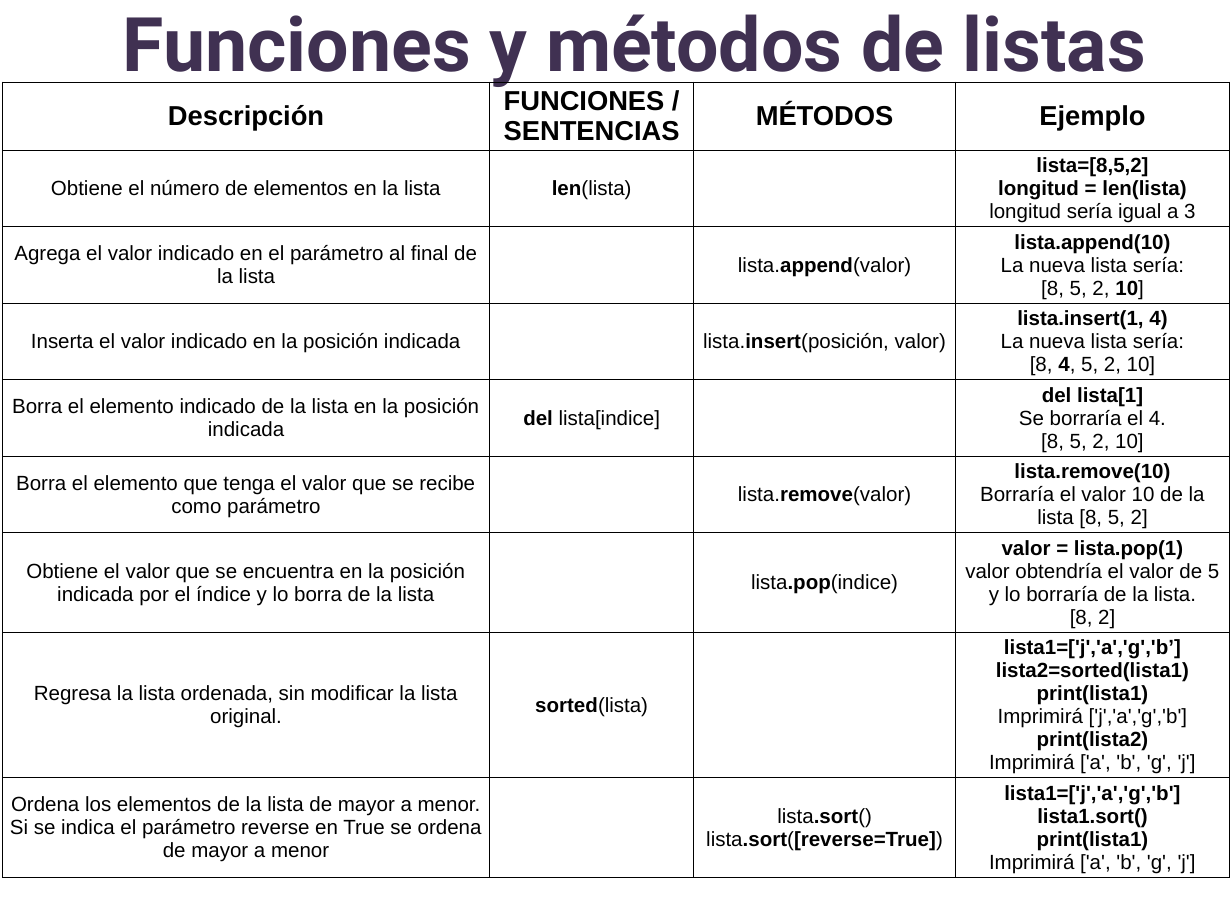
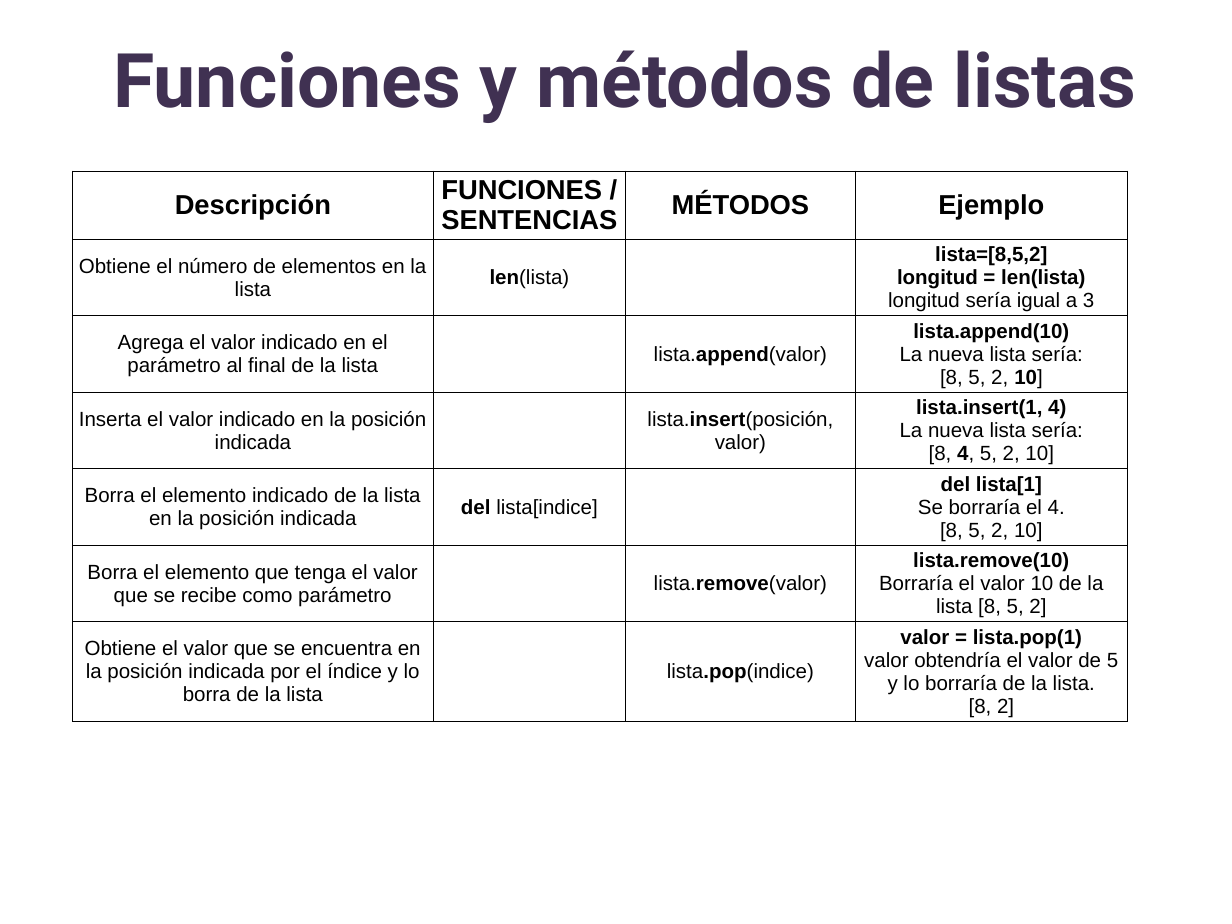
Before and after one commit to lizetheP/PensamientoC, a slide deck: slide 39 of CalendarioAgo21/presentaciones/9_ListasArreglos.pptx. Drawn at 1232x924 pixels with LibreOffice and Linux fonts; fonts in the diff are those of the drawing. Boxes give left, top, right and bottom in pixels: in the first picture for what was removed or moved away, otherwise in the second. Text is boxed around its words. In the diff, an @@ line names an element or a change of style, - is before the commit and + after.

```diff
--- a/CalendarioAgo21/presentaciones/9_ListasArreglos.pptx
+++ b/CalendarioAgo21/presentaciones/9_ListasArreglos.pptx
@@ text "Funciones y métodos de listas": place and size @@
-text "Funciones y métodos de listas" at box(123, 14, 1146, 88)
+text "Funciones y métodos de listas" at box(113, 50, 1136, 123)
@@ table at box(73, 171, 1127, 758) @@
-row 8: Regresa la lista ordenada, sin modificar la lista original. | sorted(lista) |  | lista1=['j','a','g','b’] / lista2=sorted(lista1) / print(lista1) / Imprimirá ['j','a','g','b'] / print(lista2) / Imprimirá ['a', 'b', 'g', 'j']
-row 9: Ordena los elementos de la lista de mayor a menor. Si se indica el parámetro reverse en True se ordena de mayor a menor |  | lista.sort() / lista.sort([reverse=True]) | lista1=['j','a','g','b'] / lista1.sort() / print(lista1) / Imprimirá ['a', 'b', 'g', 'j']
@@ table: place and size @@
-table at box(2, 83, 1230, 924)
+table at box(73, 171, 1127, 758)
```
Also in this commit, not shown: 1 slide added, 4 other files.
